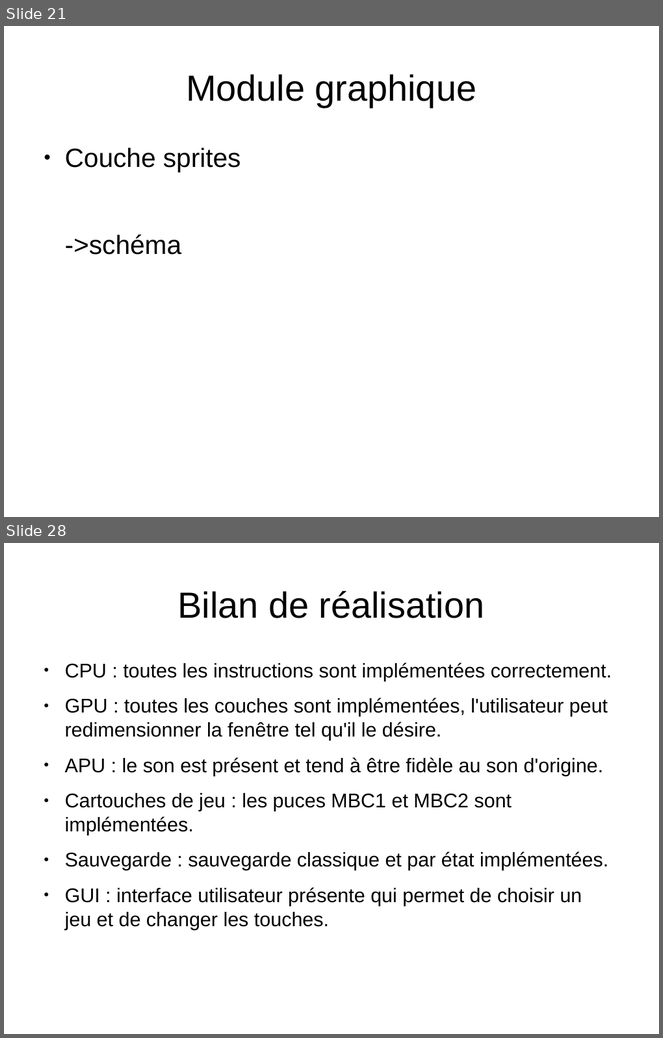
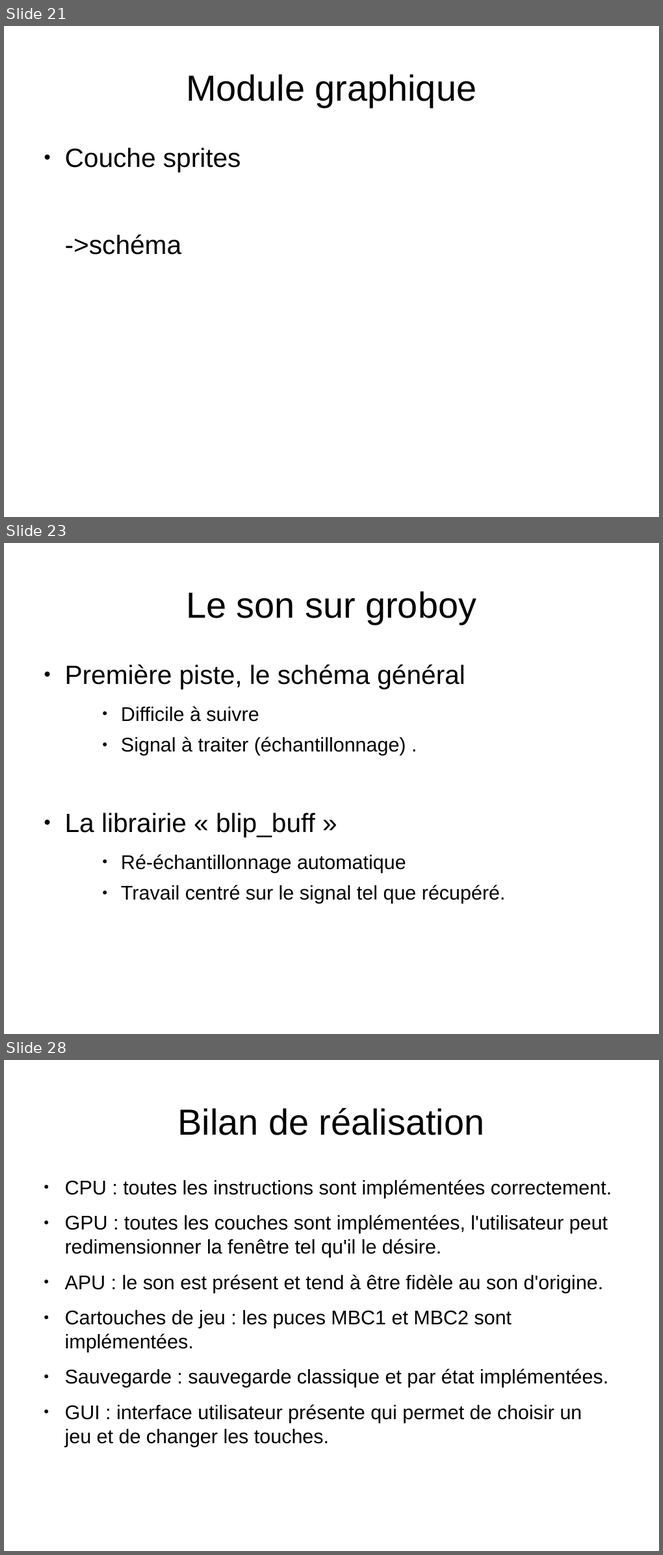
Before and after one commit to joakim-d/GroBoy, a slide deck: documents_TER/soutenance.odp. Shown one above the other, each under a label of ours: slides 21 and 28 before the commit, slides 21, 23 and 28 after it; the slides between them are not shown. The pictures are 663x1038 and 663x1555 pixels, drawn with LibreOffice and Linux fonts; fonts in the diff are those of the drawing. Boxes give left, top, right and bottom in pixels: in the first picture for what was removed or moved away, otherwise in the second. Text is boxed around its words. In the diff, an @@ line names an element or a change of style, - is before the commit and + after.

```diff
--- a/documents_TER/soutenance.odp
+++ b/documents_TER/soutenance.odp
@@ slide 23 added at <box>4,543,659,1034</box>, background #FFFFFF @@
@@ title added at <box>186,591,477,624</box>, 44 pt, text #000000 @@
+Le son sur groboy
@@ text added at <box>65,665,506,904</box>, 24 pt, text #000000 @@
+● Première piste, le schéma général
+    ● Difficile à suivre
+    ● Signal à traiter (échantillonnage) .
+● La librairie « blip_buff »
+    ● Ré-échantillonnage automatique
+    ● Travail centré sur le signal tel que récupéré.
```
Also in this commit, not shown: 1 slide changed, 6 other slides added, 7 slides removed.
